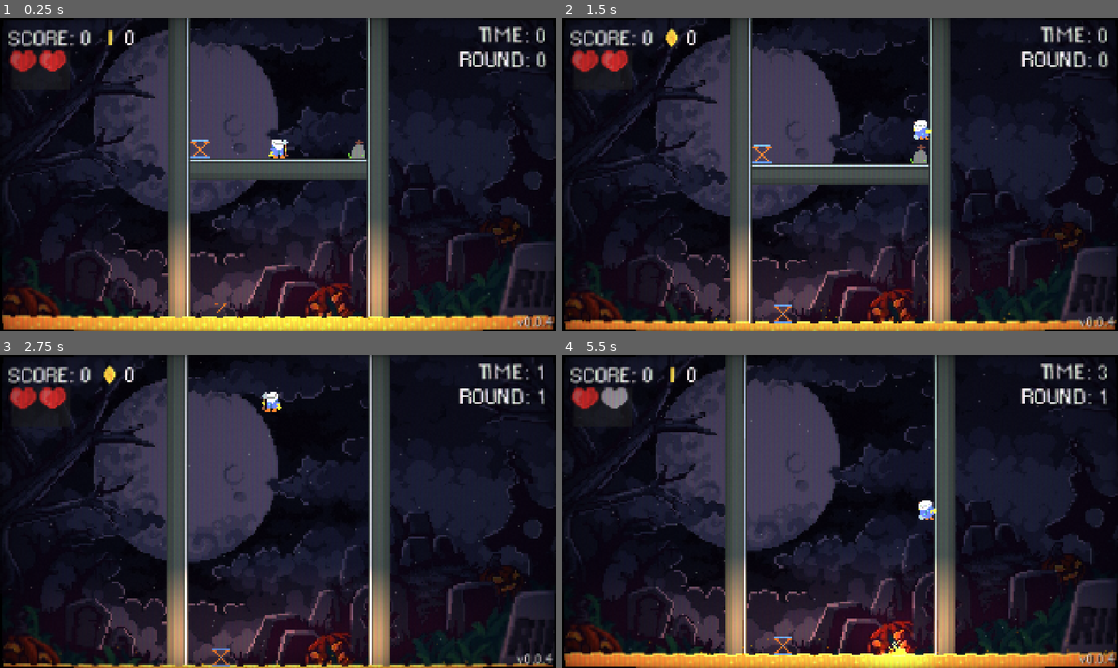
Above: before the commit, frames 1-4 (two rows, left to right).
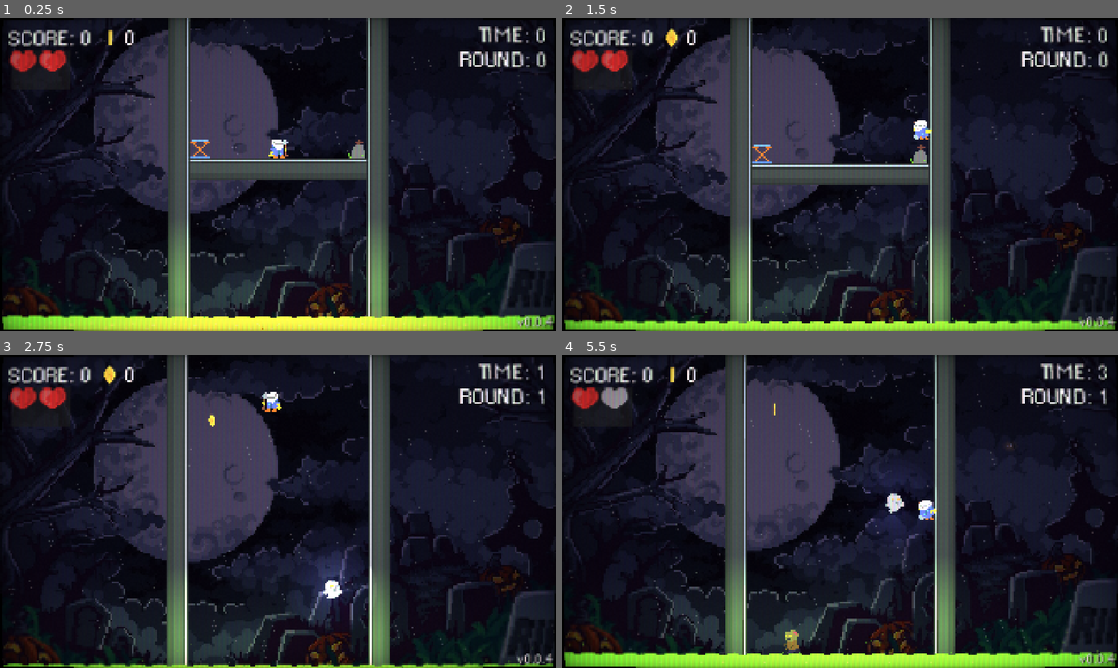
Above: after the commit, the same moments.

Repository: Giantswing/graveyard-bouncers
Game: Godot game, scene res://scenes/main-level.tscn
Two runs of this game, one before a commit and one after it. Both use one fixed random seed, a clock stepped at 60 frames per second and the inputs below.
Inputs:
- Up to frame 1 (0.25 s): no input
- Up to frame 2 (1.5 s): hold D (Right) from 0.53 s (still down); tap Space (Jump) at 0.77 s
- Up to frame 3 (2.75 s): tap Space (Jump) at 1.52 s; release D (Right) at 2.03 s; hold A (Left) from 2.03 s (still down)
- Up to frame 4 (5.5 s): release A (Left) at 2.78 s; hold D (Right) 2.78-4.28 s; tap Space (Jump) at 3.02, 3.77, 4.52 s; hold A (Left) 4.28-5.03 s; hold D (Right) from 5.03 s (still down)

The runs differ from the first frame. In frame 1, 9.0% of the frame differs, in the area x 0-100%, y 0-100%; in frame 2, 8.0%; in frame 3, 6.5%; in frame 4, 11%.

Commit message:
Fix bug with spawn

Diff:
--- a/resources/enemies/bat.tres
+++ b/resources/enemies/bat.tres
@@ -7,6 +7,7 @@
 script = ExtResource("1_x7kp6")
 name = "Bat"
 prefab = ExtResource("2_dbjcq")
-chance = 0.6
+chance = 2.0
+free_space = 30.0
 spawn_type = 2
 metadata/_custom_type_script = ExtResource("1_x7kp6")
--- a/resources/enemies/ghost.tres
+++ b/resources/enemies/ghost.tres
@@ -7,6 +7,7 @@
 script = ExtResource("1_6khb5")
 name = "Ghost"
 prefab = ExtResource("2_fadr6")
-chance = 0.5
+chance = 2.0
+free_space = 30.0
 spawn_type = 1
 metadata/_custom_type_script = ExtResource("1_6khb5")
--- a/scenes/game_manager.tscn
+++ b/scenes/game_manager.tscn
@@ -7,6 +7,8 @@
 [ext_resource type="PackedScene" uid="uid://65lfj6gmngyw" path="res://scenes/trampoline.tscn" id="6_q8mjp"]
 [ext_resource type="Script" uid="uid://qtaa8f2f6x64" path="res://scripts/round_manager.gd" id="6_ternb"]
 [ext_resource type="Script" uid="uid://b6bm2tl34chp6" path="res://scripts/round.gd" id="7_frtjd"]
+[ext_resource type="Resource" uid="uid://da2cajaly4sfq" path="res://resources/rewards/coin.tres" id="8_k4jhu"]
+[ext_resource type="Resource" uid="uid://dqjt5c0gd5xnf" path="res://resources/enemies/bat.tres" id="9_frtjd"]
 
 [sub_resource type="Resource" id="Resource_0rse5"]
 script = ExtResource("7_frtjd")
@@ -66,28 +68,11 @@
 chance = 1.0
 gravity_multiplier = 0.5
 game_width_speed_increase = 4.0
-enemy_list = Array[ExtResource("2_udu3i")]([])
-enemy_spawn_rate = 4.0
+enemy_list = Array[ExtResource("2_udu3i")]([ExtResource("4_jdad8"), ExtResource("9_frtjd"), ExtResource("3_q8mjp")])
+enemy_spawn_rate = 1.5
 max_enemies = 30
-reward_list = Array[ExtResource("2_udu3i")]([])
-reward_spawn_rate = 4.0
-max_rewards = 5
-ground_type = 2
-has_trampoline = true
-metadata/_custom_type_script = ExtResource("7_frtjd")
-
-[sub_resource type="Resource" id="Resource_k4jhu"]
-script = ExtResource("7_frtjd")
-difficulty = 3.0
-time_limit = 45
-chance = 1.0
-gravity_multiplier = 0.5
-game_width_speed_increase = 4.0
-enemy_list = Array[ExtResource("2_udu3i")]([])
-enemy_spawn_rate = 0.5
-max_enemies = 10
-reward_list = Array[ExtResource("2_udu3i")]([])
-reward_spawn_rate = 4.0
+reward_list = Array[ExtResource("2_udu3i")]([ExtResource("8_k4jhu")])
+reward_spawn_rate = 5.0
 max_rewards = 5
 ground_type = 1
 has_trampoline = false
@@ -101,7 +86,7 @@
 
 [node name="RoundManager" type="Node2D" parent="."]
 script = ExtResource("6_ternb")
-game_rounds = Array[ExtResource("7_frtjd")]([SubResource("Resource_q8mjp"), SubResource("Resource_k4jhu")])
+game_rounds = Array[ExtResource("7_frtjd")]([SubResource("Resource_q8mjp")])
 chance_decay_rate = 0.5
 
 [node name="SecondsTimer" type="Timer" parent="."]
--- a/scenes/main-level.tscn
+++ b/scenes/main-level.tscn
@@ -29,7 +29,7 @@
 shader_parameter/rain_amount = 200.0
 shader_parameter/near_rain_length = 0.04
 shader_parameter/far_rain_length = 0.01
-shader_parameter/near_rain_width = 0.06
+shader_parameter/near_rain_width = 0.15
 shader_parameter/far_rain_width = 0.02
 shader_parameter/near_rain_transparency = 1.0
 shader_parameter/far_rain_transparency = 1.0
--- a/scripts/game_manager.gd
+++ b/scripts/game_manager.gd
@@ -81,8 +81,6 @@
 	Events.coins_changed.emit(coins)
 	Events.round_counter_changed.emit(current_round)
 
-
-
 	update_current_round()
 	set_up_round()
 
@@ -131,10 +129,12 @@
 	if round_started:
 		enemy_spawn_countdown -= delta
 		reward_spawn_countdown -= delta
+
 		game_width += round_data.game_width_speed_increase * delta
 		game_width = min(game_width, 620)
 
 		if reward_spawn_countdown <= 0:
+			print("reward spawned")
 			reward_spawn_countdown = round_data.reward_spawn_rate
 			Utils.spawn_prefab_from_list(round_data.reward_list, reward_container, round_data.max_rewards)
 
--- a/scripts/utils.gd
+++ b/scripts/utils.gd
@@ -21,7 +21,7 @@
 		current_chance += prefab_chance.chance
 		if chance <= current_chance:
 			spawn_prefab(prefab_chance.prefab, container, prefab_chance.spawn_type, prefab_chance.free_space)
-		return
+			return
 
 
 
Not shown: 1 places in scenes/game_manager.tscn that only renumber resources
